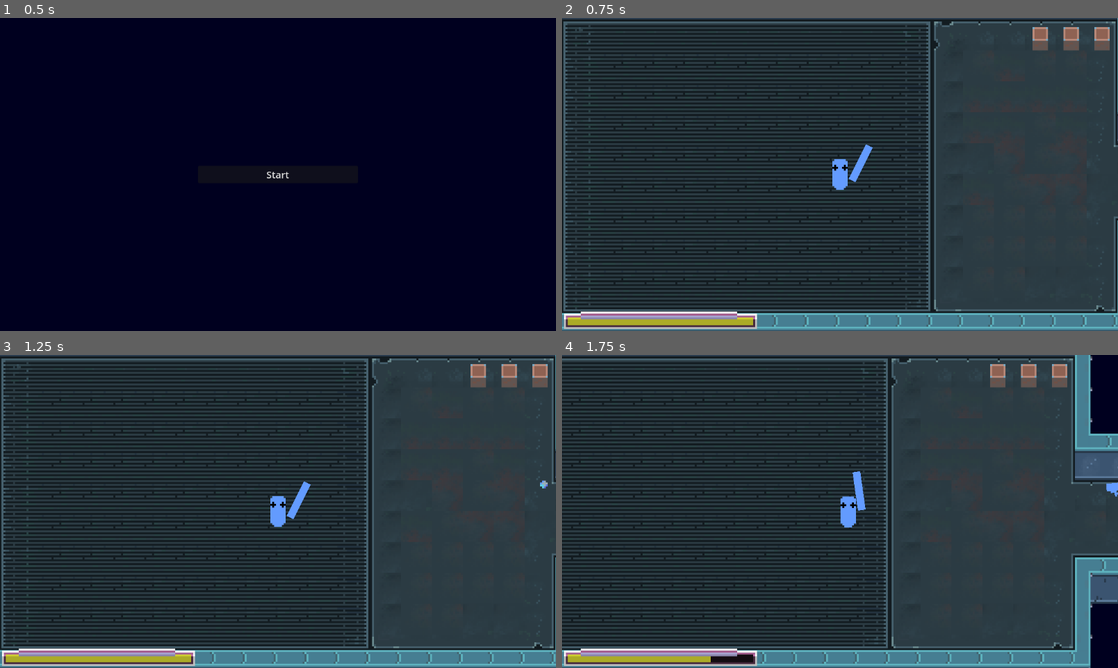
Above: before the commit, frames 1-4 (two rows, left to right).
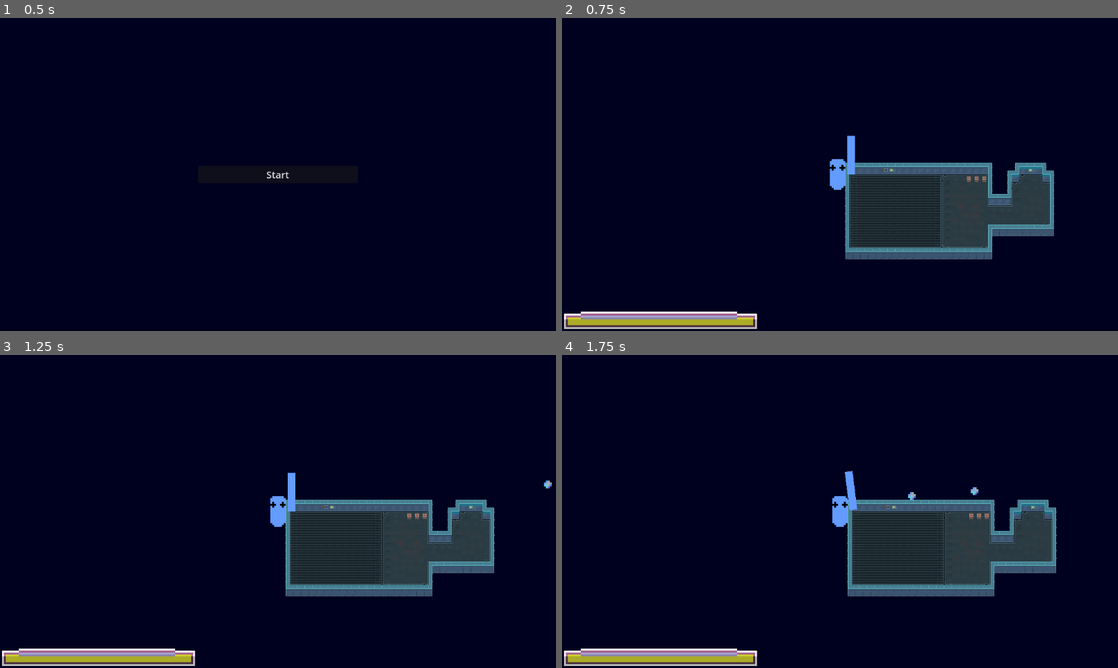
Above: after the commit, the same moments.

Repository: lowmoya/NexusEscape
Game: Godot game, scene res://mainmenu.tscn
The game is run twice, just before and just after one commit, with the same random seed, the same clock (stepped at 60 frames per second) and the same inputs.
Inputs (mouse positions are in pixels of both pictures, inside the frame that each line leads up to):
- Up to frame 1 (0.5 s): no input
- Up to frame 2 (0.75 s): click "Start" at 0.5 s
- Up to frame 3 (1.25 s): no input
- Up to frame 4 (1.75 s): tap Enter at 1.25 s; move the mouse to (962, 495) at 1.27 s; hold D (move_right) from 1.28 s (still down); click (962, 495) at 1.35 s

Frame 1 is identical in both runs. In frame 2, 92% of the frame differs, in the area x 0-100%, y 0-100%; in frame 3, 92%; in frame 4, 90%.

Commit message:
turned on collision animation, visibility and navigation visibility for now

Diff:
--- a/Entities/enemy.tscn
+++ b/Entities/enemy.tscn
@@ -1,9 +1,9 @@
 [gd_scene load_steps=6 format=3 uid="uid://dtw8rx3wobgvw"]
 
-[ext_resource type="Texture2D" uid="uid://82tsi1p5xip8" path="res://Entities/enemy.png" id="1_awesk"]
+[ext_resource type="Texture2D" uid="uid://82tsi1p5xip8" path="res://Resources/Entities/enemy.png" id="1_awesk"]
 [ext_resource type="Script" path="res://Entities/enemy.gd" id="1_m74j4"]
-[ext_resource type="PackedScene" uid="uid://bpisn7glxa323" path="res://Prefabs/sword.tscn" id="2_ima77"]
-[ext_resource type="PackedScene" uid="uid://bwb3q2u1hv0j3" path="res://Prefabs/gun.tscn" id="4_baw1i"]
+[ext_resource type="PackedScene" uid="uid://bpisn7glxa323" path="res://Weapons/sword.tscn" id="2_ima77"]
+[ext_resource type="PackedScene" uid="uid://bwb3q2u1hv0j3" path="res://Weapons/gun.tscn" id="4_baw1i"]
 
 [sub_resource type="CapsuleShape2D" id="CapsuleShape2D_dvhsh"]
 radius = 16.0
--- a/Levels/level1.tscn
+++ b/Levels/level1.tscn
@@ -271,7 +271,7 @@
 9:8/0 = 0
 9:8/0/physics_layer_0/linear_velocity = Vector2(0, 0)
 9:8/0/physics_layer_0/angular_velocity = 0.0
-9:8/0/physics_layer_0/polygon_0/points = PackedVector2Array(-4.125, 8, 3.875, 8, 4, -0.125, -4, 0)
+9:8/0/physics_layer_0/polygon_0/points = PackedVector2Array(-2.875, 8, 3, 8, 3.125, -0.75, -3.125, -0.5)
 10:8/0 = 0
 10:8/0/physics_layer_0/linear_velocity = Vector2(0, 0)
 10:8/0/physics_layer_0/angular_velocity = 0.0
@@ -447,6 +447,7 @@
 9:7/0 = 0
 9:7/0/physics_layer_0/linear_velocity = Vector2(0, 0)
 9:7/0/physics_layer_0/angular_velocity = 0.0
+9:7/0/physics_layer_0/polygon_0/points = PackedVector2Array(-6.125, -2.5, 6.5, -2.75, 6.5, 8, -7, 8, -6.625, 8)
 
 [sub_resource type="TileSet" id="TileSet_760sy"]
 physics_layer_0/collision_layer = 1
@@ -458,6 +459,9 @@
 position = Vector2(-577, -321)
 scale = Vector2(4, 4)
 tile_set = SubResource("TileSet_760sy")
+collision_animatable = true
+collision_visibility_mode = 1
+navigation_visibility_mode = 1
 format = 2
 layer_0/name = "ground"
 layer_0/tile_data = PackedInt32Array(0, 0, 0, 1, 65536, 0, 2, 65536, 0, 3, 65536, 0, 4, 65536, 0, 5, 65536, 0, 6, 65536 …(3743 unchanged characters)…
Not shown: 1 places in Levels/level1.tscn that only renumber resources
